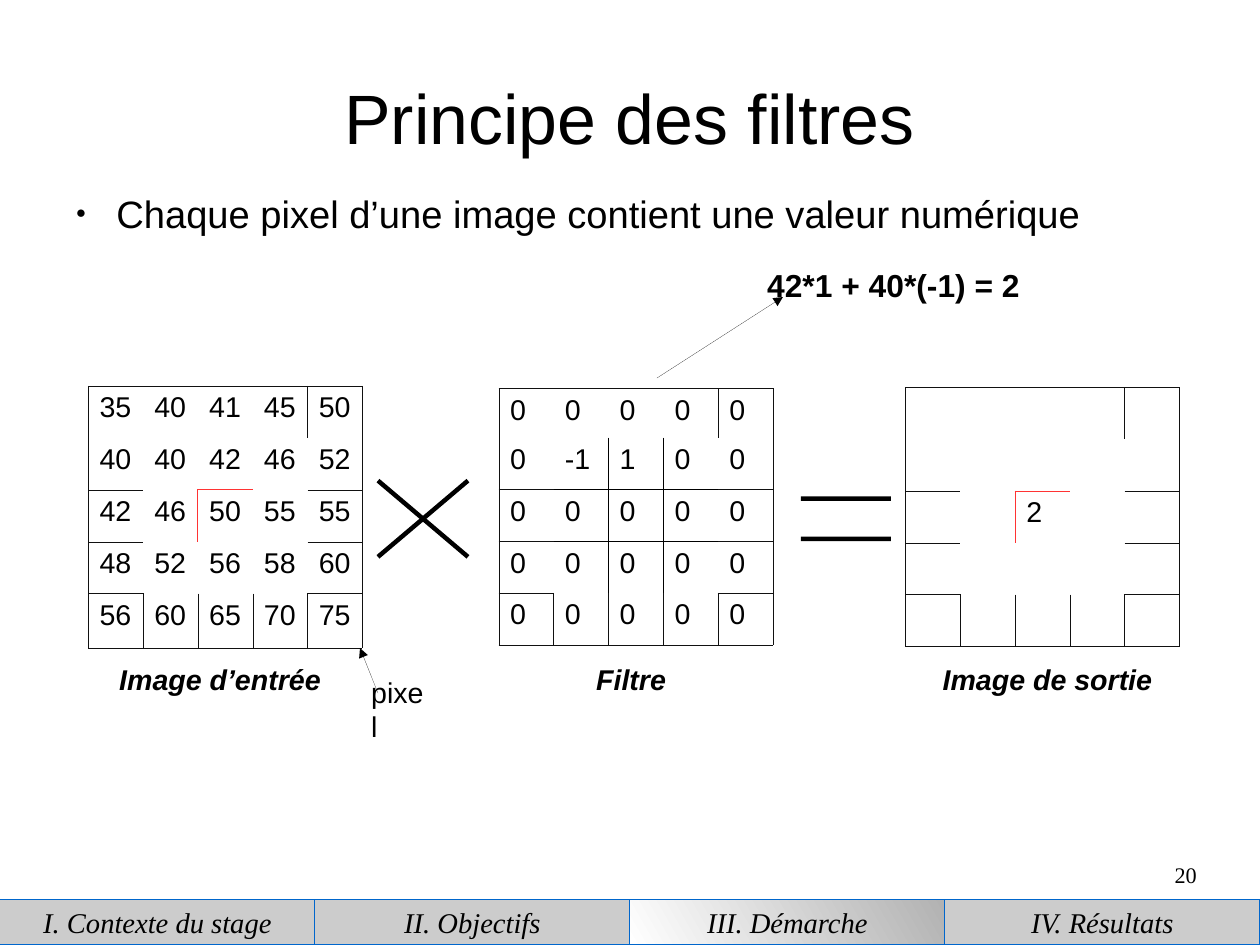
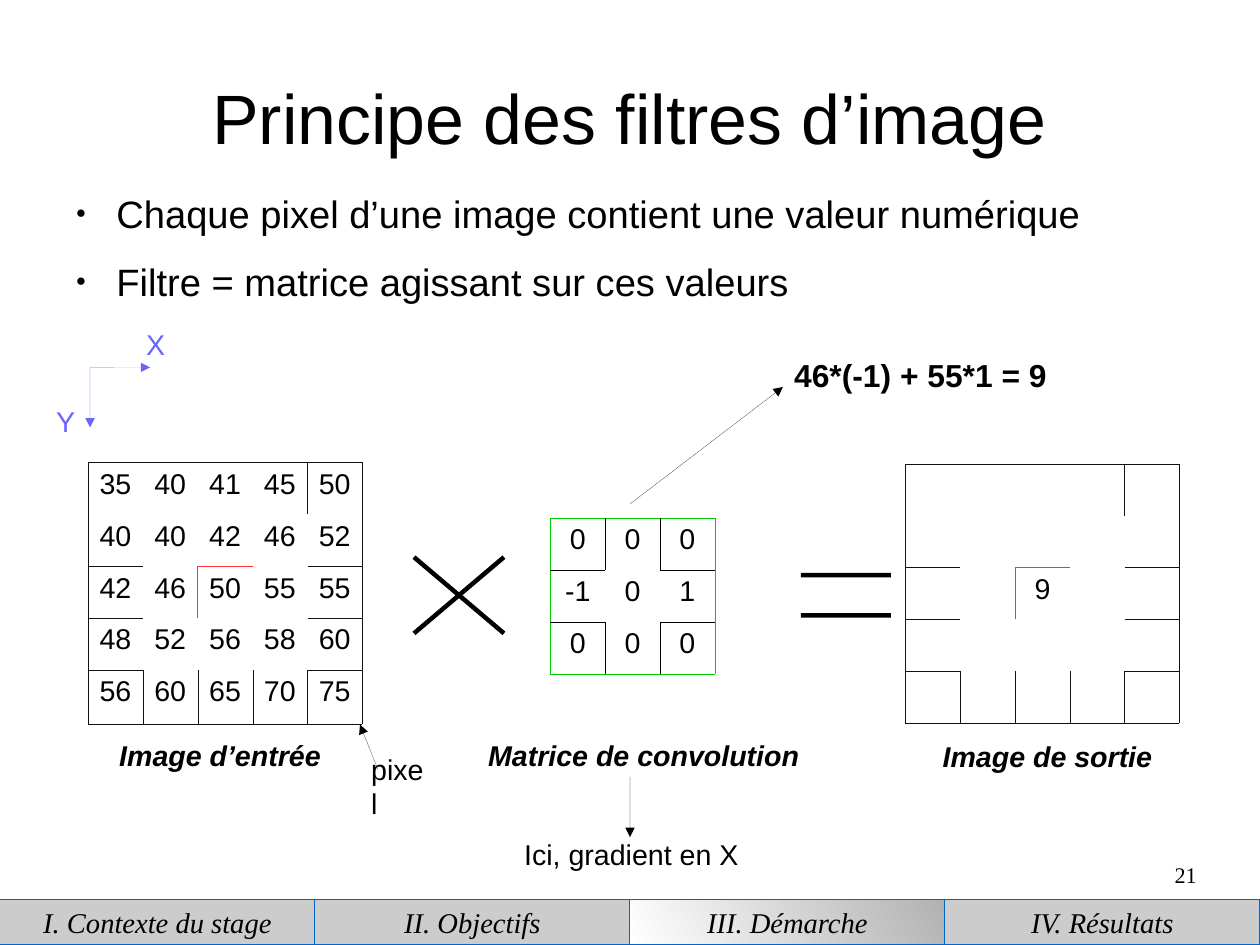
Before and after one commit to piatf/Report-2016-interniship-BioMedIA, a slide deck: slide 21 of presentation.odp (slide 20 before the commit). Drawn at 1260x945 pixels with LibreOffice and Linux fonts; fonts in the diff are those of the drawing. Boxes give left, top, right and bottom in pixels: in the first picture for what was removed or moved away, otherwise in the second. Text is boxed around its words. In the diff, an @@ line names an element or a change of style, - is before the commit and + after.

```diff
--- a/presentation.odp
+++ b/presentation.odp
@@ title at (212,93,1046,157): text changed @@
-Principe des filtres
+Principe des filtres d’image
@@ text at (116,268,789,304): paragraph added @@
+● Filtre = matrice agissant sur ces valeurs
@@ text added at (146,335,165,355), 18 pt, text #6666FF @@
+X
@@ arrow added from (90, 367) to (90, 428), #6666FF 0 pt @@
@@ arrow added from (90, 367) to (150, 367), #6666FF 0 pt @@
@@ arrow moved from (657, 378) - (783, 297) to (630, 504) - (783, 388) @@
@@ text at (794,364,1047,392): text changed @@
-42*1 + 40*(-1) = 2
+46*(-1) + 55*1 = 9
@@ table removed at (906,388,1180,647), 5 rows, 5 columns @@
- |  |  |  | 
- |  |  |  | 
- |  | 2 |  | 
- |  |  |  | 
- |  |  |  | 
@@ text added at (56,412,75,432), 18 pt, text #6666FF @@
+Y
@@ table added at (906,464,1180,724), 5 rows, 5 columns @@
+ |  |  |  | 
+ |  |  |  | 
+ |  | 9 |  | 
+ |  |  |  | 
+ |  |  |  | 
@@ table at (551,518,716,673) @@
-0 | 0 | 0 | 0 | 0
-0 | -1 | 1 | 0 | 0
-0 | 0 | 0 | 0 | 0
-0 | 0 | 0 | 0 | 0
-0 | 0 | 0 | 0 | 0
+0 | 0 | 0
+-1 | 0 | 1
+0 | 0 | 0
@@ table: place and size @@
-table at (499,389,773,646)
+table at (551,518,716,673)
@@ line moved from (378, 480) - (468, 557) to (414, 557) - (504, 633) @@
@@ line moved from (468, 480) - (378, 557) to (504, 557) - (414, 633) @@
@@ line moved from (802, 539) - (892, 539) to (892, 575) - (802, 575) @@
@@ line moved from (892, 499) - (802, 499) to (802, 615) - (892, 615) @@
@@ text removed at (596,669,666,691) @@
-Filtre
@@ 3 texts, 1 table, 1 arrow: place and size @@
-3 texts, 1 table, 1 arrow at (88,386,1152,748)
+3 texts, 1 table, 1 arrow at (88,463,1152,824)
@@ text added at (488,745,799,767), 18 pt, text #000000, bold, italic @@
+Matrice de convolution
@@ arrow added from (630, 777) to (630, 837), #000000 0 pt @@
@@ text added at (524,844,738,871), 18 pt, text #000000 @@
+Ici, gradient en X
@@ page number at (1175,868,1197,883): text changed @@
-20
+21
```
Also in this commit, not shown: 13 other slides changed, 5 slides added, 1 slide removed.
